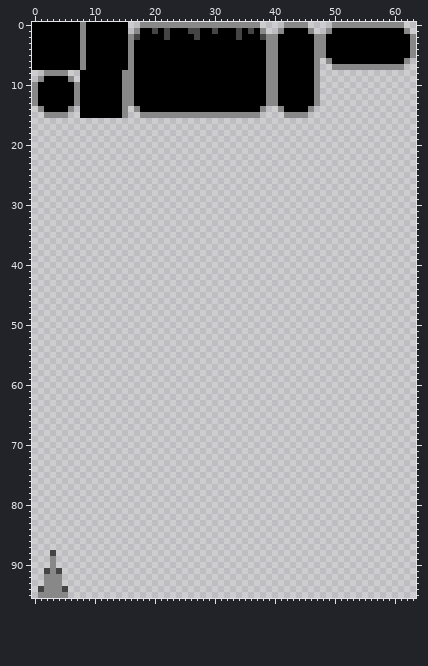
Sprite sheet: assets/img/tileset.png. Above is the file before it was changed.
The file is 64x96 pixels.
New version:
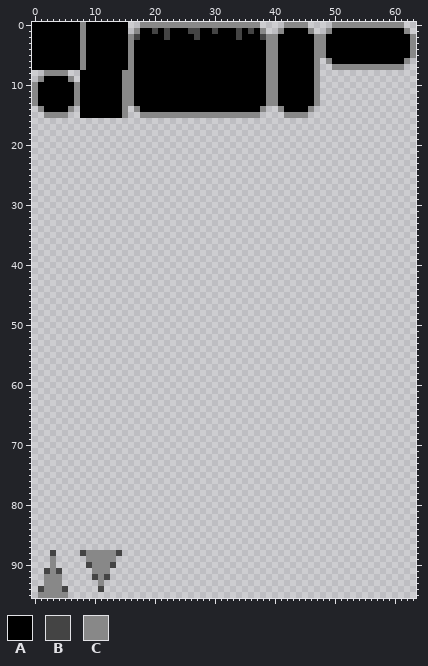
Palette (. is transparent): A #000000  B #444444  C #888888
Difference:
{"y":88,"x":8,"old":".......","new":"BCCCCCB"}
{"y":89,"x":9,"old":".....","new":"CCCCC"}
{"y":90,"x":9,"old":".....","new":"BCCCB"}
{"y":91,"x":10,"old":"...","new":"CCC"}
{"y":92,"x":10,"old":"...","new":"BCB"}
{"y":93,"x":11,"old":".","new":"C"}
{"y":94,"x":11,"old":".","new":"B"}
